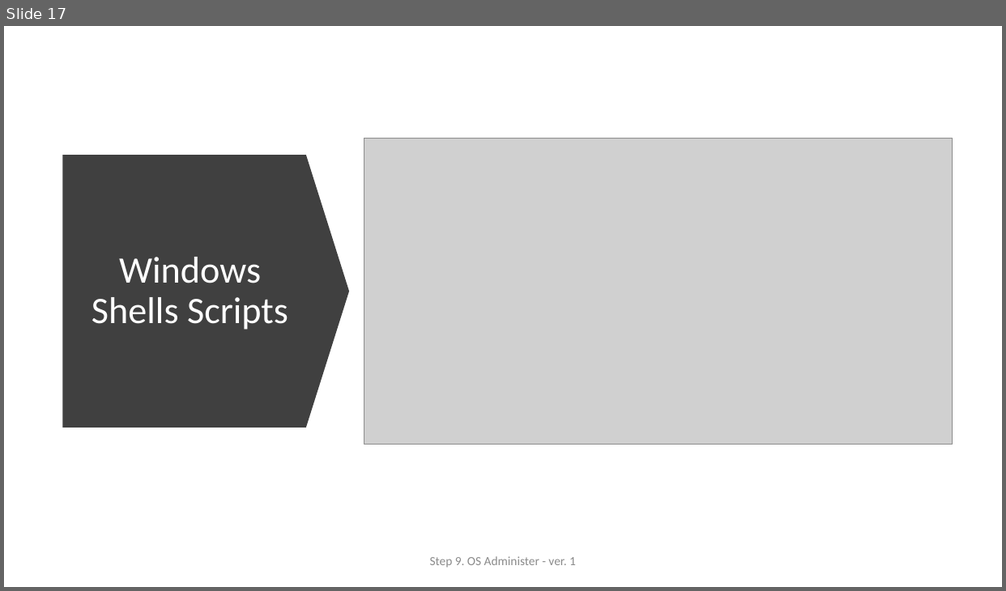
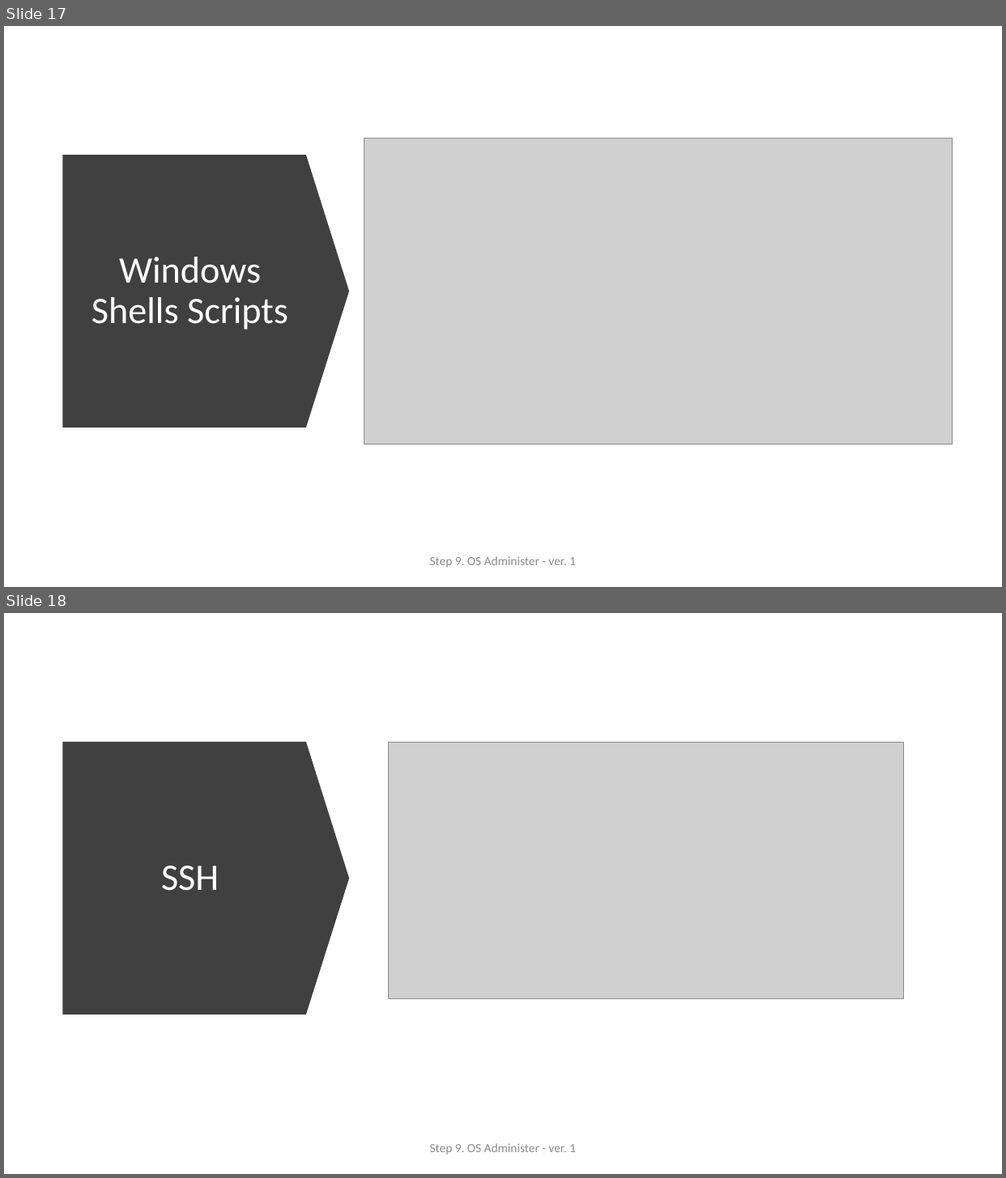
Before and after one commit to ext4dmin/DevOps-Mentorship, a slide deck: Step09-OS_Administer_presentation.pptx. Shown one above the other, each under a label of ours: slide 17 before the commit, slides 17 and 18 after it. The pictures are 1006x591 and 1006x1178 pixels, drawn with LibreOffice and Linux fonts; fonts in the diff are those of the drawing; grey boxes stand for pictures. Boxes give left, top, right and bottom in pixels: in the first picture for what was removed or moved away, otherwise in the second. Text is boxed around its words. In the diff, an @@ line names an element or a change of style, - is before the commit and + after.

Commit message:
Step 9. OS Administer
Added Remote. Done.

```diff
--- a/Step09-OS_Administer_presentation.pptx
+++ b/Step09-OS_Administer_presentation.pptx
@@ slide 18 added at (4,613,1002,1174), background #FFFFFF @@
@@ down arrow added at (63,742,350,1015), fill #404040 @@
@@ picture added at (389,742,904,999) @@
@@ title added at (161,866,219,891), 36 pt, text #FFFFFF @@
+SSH
@@ text added at (430,1144,576,1154), 12 pt, text #8C8C8C @@
+Step 9. OS Administer - ver. 1
```
Also in this commit, not shown: 1 other slide added, 1 other file.
